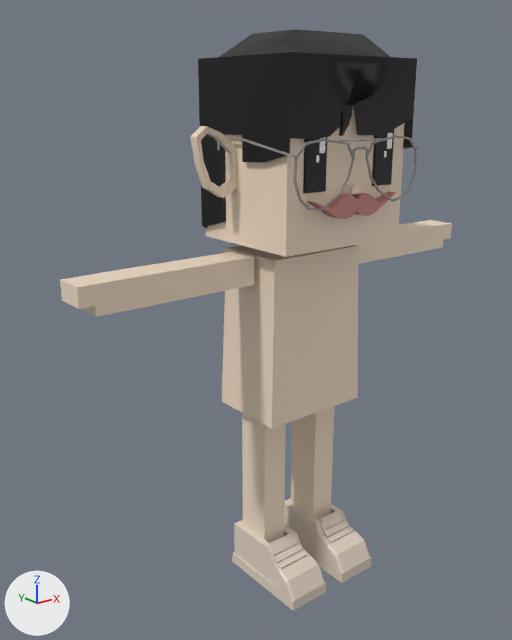
An edit to the FBX model mustachiorascals/fbx/ba3adbab-8e22-44d4-a0c8-b2935023f457.fbx, drawn before and after from the same camera.
One viewpoint serves both versions: a 50 mm camera at (-0.0247, -0.0266, 0.0264) aimed at (-0.0019, 0.0018, 0.015). The axes (+X, +Y, +Z) are drawn at lower left. The lights are the same throughout. Where no turn or scale is listed for an object, it has been applied to the vertices.

In view in the first picture: 'e_10', 'ew_aviator_2', 'eye_4', 'f_canvas', 'h_bobcut', 'm_f', 'mustachio_arms', 'mustachio_body', 'mustachio_head', 'mustachio_legs'.
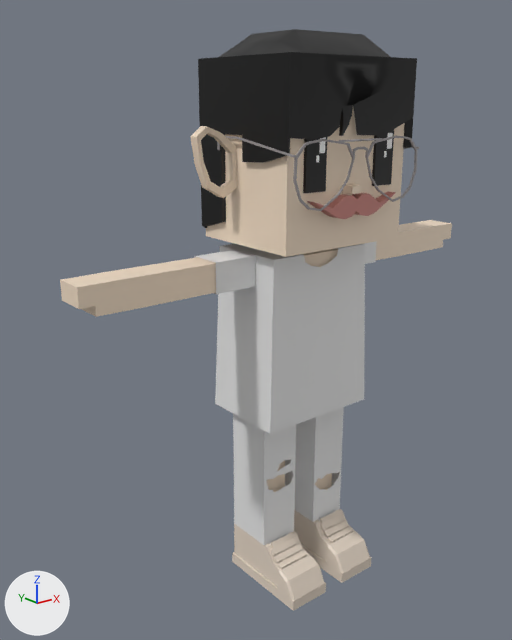
What differs and where, as boxes [x1, y1, x2, y2] in the pictures (512 x 640 px):
'c_shirt_1', added: after [215, 244, 365, 434]
'c_rippedjeans', added: after [233, 407, 344, 545]
'c_shirt_2', added: after [194, 241, 377, 294]
'mustachio_body', unchanged, covered by the edit: before [222, 245, 359, 429]; after [302, 248, 338, 267]
'mustachio_legs', unchanged, covered by the edit: before [242, 406, 334, 544]; after [266, 460, 332, 492]

Edits to the bpy script that builds the scene:
```text
Add mat_upper_garment_1:
    mat_upper_garment_1 = principled_material('upper_garment_1')
    mat_upper_garment_1.base_color = (0.8, 0.8, 0.8)  # white #e7e7e7
Add mat_lower_garment:
    mat_lower_garment = principled_material('lower_garment')
    mat_lower_garment.base_color = (0.8, 0.8, 0.8)  # white #e7e7e7
Add me_mesh_012:
    me_mesh_012.from_pydata(...)  # 24 vertices, 18 faces; spans x -0.00561..0.00561, y 0.00027..0.00209, z 0.01737..0.01893
    me_mesh_012.materials.append(mat_upper_garment_1)  # white #e7e7e7
Add me_mesh_011:
    me_mesh_011.from_pydata(...)  # 230 vertices, 212 faces; spans x -0.00349..0.00349, y -0.0013..0.00353, z 0.00994..0.01894
    me_mesh_011.materials.append(mat_upper_garment_1)  # white #e7e7e7
Add me_mesh_003_1:
    me_mesh_003_1.from_pydata(...)  # 277 vertices, 244 faces; spans x -0.00297..0.00299, y -0.00021..0.00257, z 0.0014..0.01069
    me_mesh_003_1.materials.append(mat_lower_garment)  # white #e7e7e7
Add ob_c_shirt_2:
    ob_c_shirt_2 = bpy.data.objects.new('c_shirt_2', me_mesh_012)
    ob_c_shirt_2.location = (0.0, 0.0, 0.0)
Add ob_c_shirt_1:
    ob_c_shirt_1 = bpy.data.objects.new('c_shirt_1', me_mesh_011)
    ob_c_shirt_1.location = (0.0, 0.0, 0.0)
Add ob_c_rippedjeans:
    ob_c_rippedjeans = bpy.data.objects.new('c_rippedjeans', me_mesh_003_1)
    ob_c_rippedjeans.location = (0.0, 0.0, 0.0)
```
